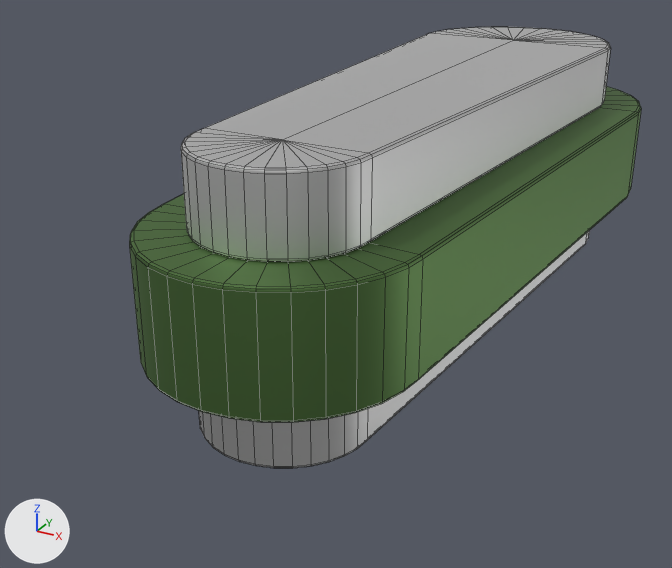
Two versions of the FBX model Assets/_Project/Props/Models/Flipper.fbx, one commit apart.
Rendered twice from a camera (50 mm lens) standing at (0.097, -0.293, 0.08) and looking at (-0.012, -0.095, -0.018). The lights are fixed; the arrows at lower left show +X, +Y and +Z. Mesh edges are drawn as thin lines. Where no turn or scale is listed for an object, it has been applied to the vertices. Vertices at the same position are counted once.

Names of what the first picture shows: 'Flipper'.
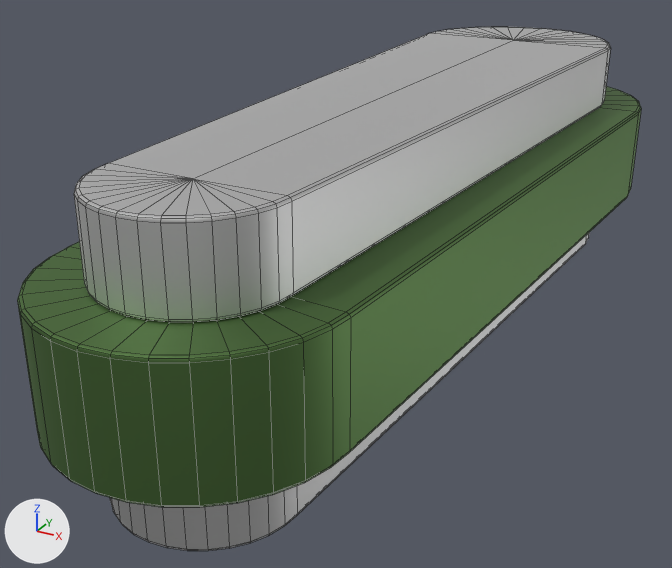
Changed parts and their boxes [x1, y1, x2, y2] in the pictures (672 x 568 px; the box of a moved part takes in the faces that stretch with it):
'Flipper', reshaped (22% wider, 19% taller): before [129, 27, 641, 468]; after [17, 27, 641, 551]
part 1 of me_flipper, moved or reshaped: before [129, 36, 615, 468]; after [17, 36, 615, 551]

The change in detail:
me_flipper has 684 vertices, 646 faces and spans x -0.042..0.042, y -0.171..0.042, z -0.032..0.032.
me_flipper is used by ob_flipper; location (0.0, 0.0, 0.0).
me_flipper part 1: all 342 vertices in x -0.032..0.032, y -0.171..-0.139, z -0.032..0.032 are moved by (0.0, -0.029, 0.0).
